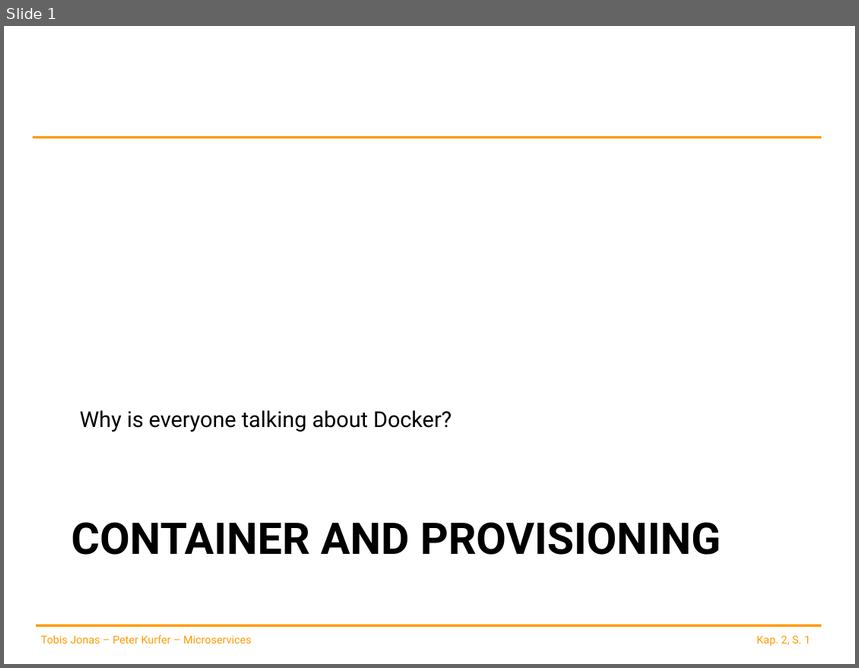
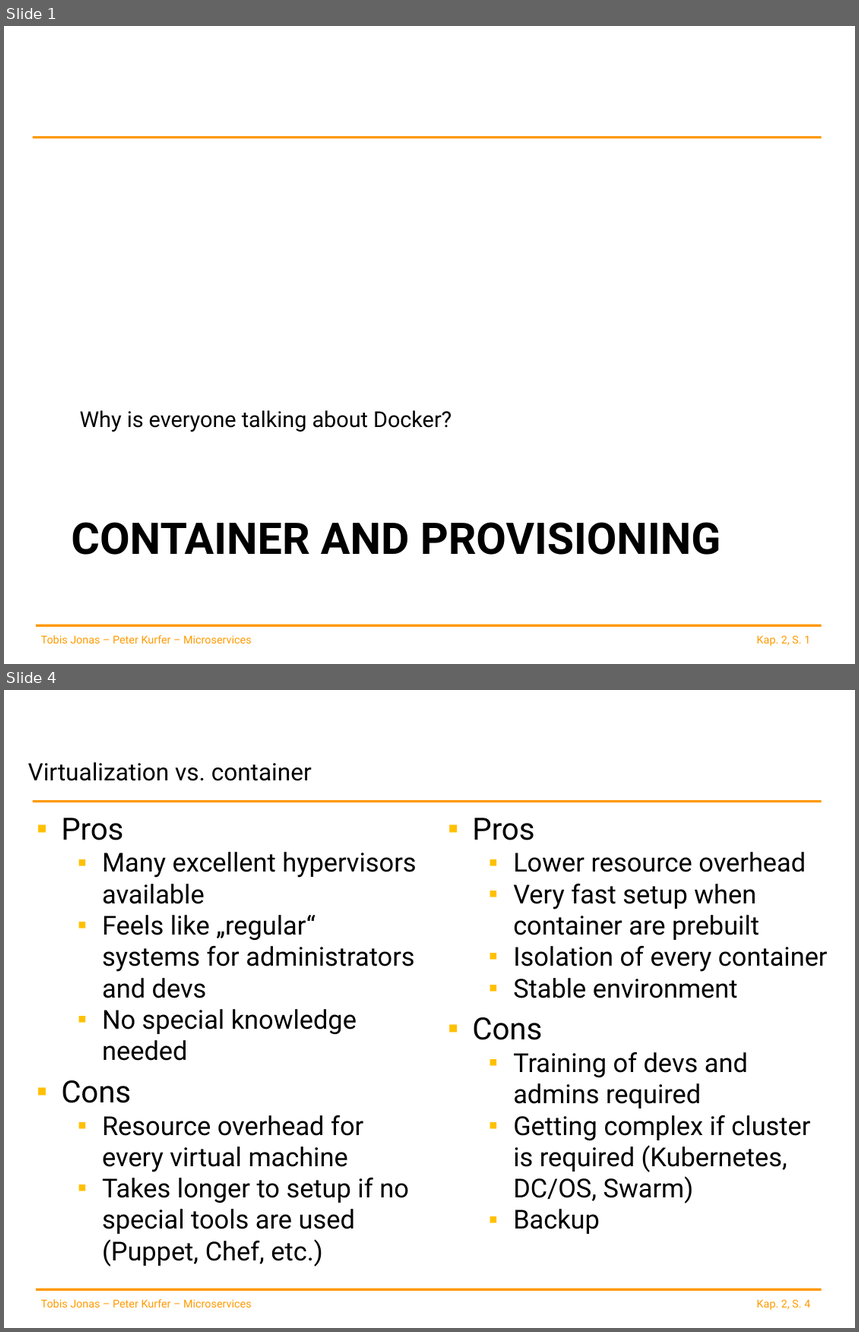
Before and after one commit to spoeck/Lectures, a slide deck: 02-Container-and-Provisioning/ContainerProvisioning.pptx. Shown one above the other, each under a label of ours: slide 1 before the commit, slides 1 and 4 after it; the slides between them are not shown. The pictures are 859x668 and 859x1332 pixels, drawn with LibreOffice and Linux fonts; fonts in the diff are those of the drawing; background and template pictures are left out. Boxes give left, top, right and bottom in pixels: in the first picture for what was removed or moved away, otherwise in the second. Text is boxed around its words. In the diff, an @@ line names an element or a change of style, - is before the commit and + after.

```diff
--- a/02-Container-and-Provisioning/ContainerProvisioning.pptx
+++ b/02-Container-and-Provisioning/ContainerProvisioning.pptx
@@ slide 4 added at (x1=4, y1=690, x2=855, y2=1328), background #FFFFFF; not listed: 4 template elements that a slide beside it also shows @@
@@ title added at (x1=28, y1=762, x2=312, y2=781), 20.3 pt, text #000000 @@
+Virtualization vs. container
@@ text added at (x1=61, y1=818, x2=416, y2=1234), 22.1 pt, text #000000 @@
+▪ Pros
+  ▪ Many excellent hypervisors available
+  ▪ Feels like „regular“ systems for administrators and devs
+  ▪ No special knowledge needed
+▪ Cons
+  ▪ Resource overhead for every virtual machine
+  ▪ Takes longer to setup if no special tools are used (Puppet, Chef, etc.)
@@ text added at (x1=472, y1=818, x2=828, y2=1234), 22.1 pt, text #000000 @@
+▪ Pros
+  ▪ Lower resource overhead
+  ▪ Very fast setup when container are prebuilt
+  ▪ Isolation of every container
+  ▪ Stable environment
+▪ Cons
+  ▪ Training of devs and admins required
+  ▪ Getting complex if cluster is required (Kubernetes, DC/OS, Swarm)
+  ▪ Backup
```
Also in this commit, not shown: 4 other slides added.
